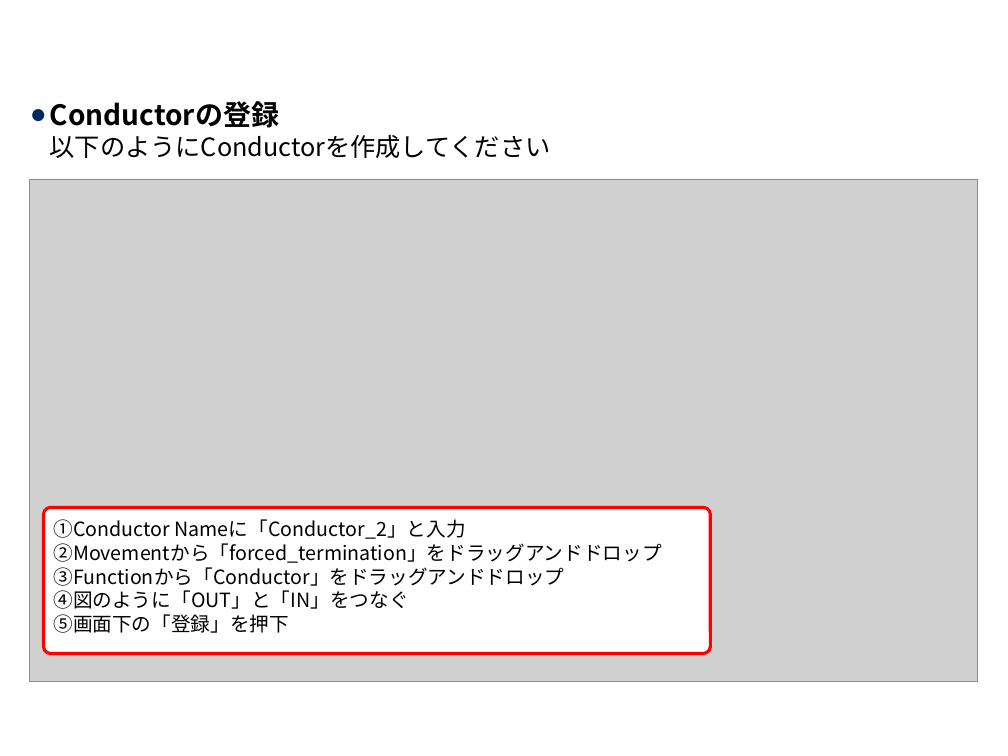
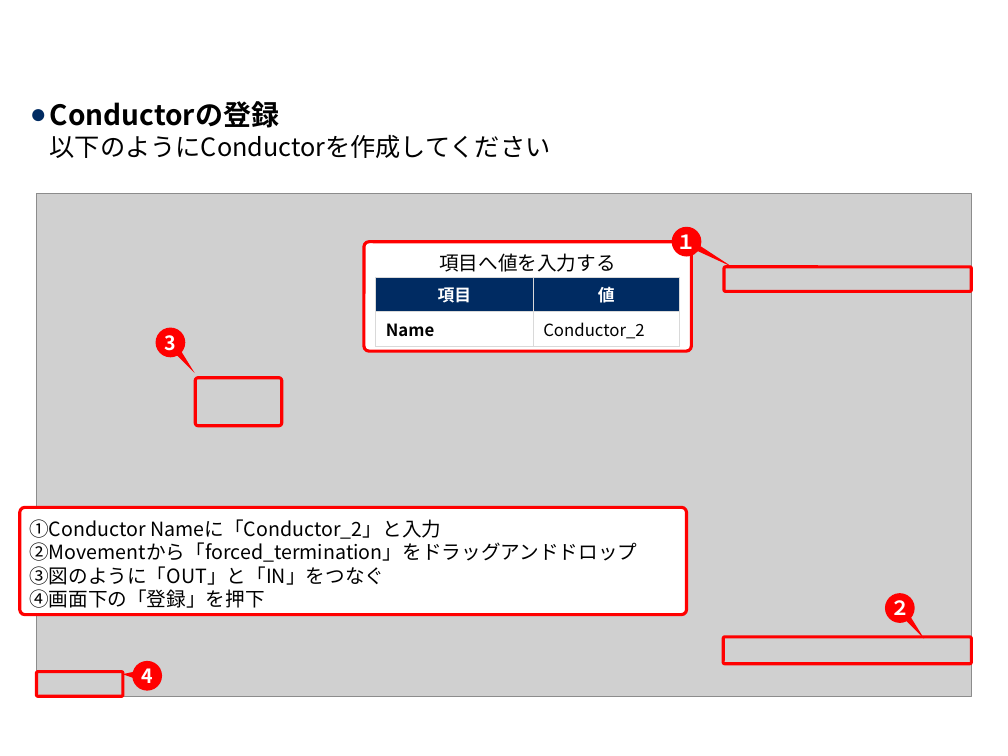
Before and after one commit to exastro-suite/it-automation-docs, a slide deck: slide 23 of asset/Learn_ja/ITA-Conductor_practice_ja.pptx. Drawn at 1008x756 pixels with LibreOffice and Linux fonts; fonts in the diff are those of the drawing; grey boxes stand for pictures; background and template pictures are left out. Boxes give left, top, right and bottom in pixels: in the first picture for what was removed or moved away, otherwise in the second. Text is boxed around its words. In the diff, an @@ line names an element or a change of style, - is before the commit and + after.

```diff
--- a/asset/Learn_ja/ITA-Conductor_practice_ja.pptx
+++ b/asset/Learn_ja/ITA-Conductor_practice_ja.pptx
@@ picture: place and size @@
-picture at box(30, 179, 979, 681)
+picture at box(36, 194, 971, 697)
@@ speech bubble added at box(671, 227, 702, 257), fill #FF0000, 14 pt, text #FFFFFF, bold @@
+１
@@ rounded rectangle added at box(364, 242, 691, 352), fill #FFFFFF, outline #FF0000 2.25 pt, 14 pt, text #000000 @@
+項目へ値を入力する
@@ rounded rectangle added at box(724, 267, 971, 291), outline #FF0000 2.25 pt @@
@@ table added at box(376, 277, 679, 343), 2 rows, 2 columns @@
+項目 | 値
+Name | Conductor_2
@@ speech bubble added at box(155, 328, 185, 358), fill #FF0000, 14 pt, text #FFFFFF, bold @@
+3
@@ rounded rectangle added at box(196, 378, 282, 426), outline #FF0000 2.25 pt @@
@@ rounded rectangle "①Conductor Nameに「Conductor_2」と入力": place and size @@
-rounded rectangle "①Conductor Nameに「Conductor_2」と入力" at box(43, 507, 711, 653)
+rounded rectangle "①Conductor Nameに「Conductor_2」と入力" at box(20, 507, 687, 614)
@@ text in rounded rectangle at box(29, 566, 384, 608): text changed @@
-③Functionから「Conductor」をドラッグアンドドロップ
-④図のように「OUT」と「IN」をつなぐ
-⑤画面下の「登録」を押下
+③図のように「OUT」と「IN」をつなぐ
+④画面下の「登録」を押下
@@ speech bubble added at box(885, 594, 915, 624), fill #FF0000, 14 pt, text #FFFFFF, bold @@
+２
@@ rounded rectangle added at box(724, 637, 972, 664), outline #FF0000 2.25 pt @@
@@ rounded rectangle added at box(36, 671, 123, 696), outline #FF0000 2.25 pt @@
@@ speech bubble added at box(132, 661, 162, 691), fill #FF0000, 14 pt, text #FFFFFF, bold @@
+4
```
Also in this commit, not shown: 18 other slides changed, 1 other file.
